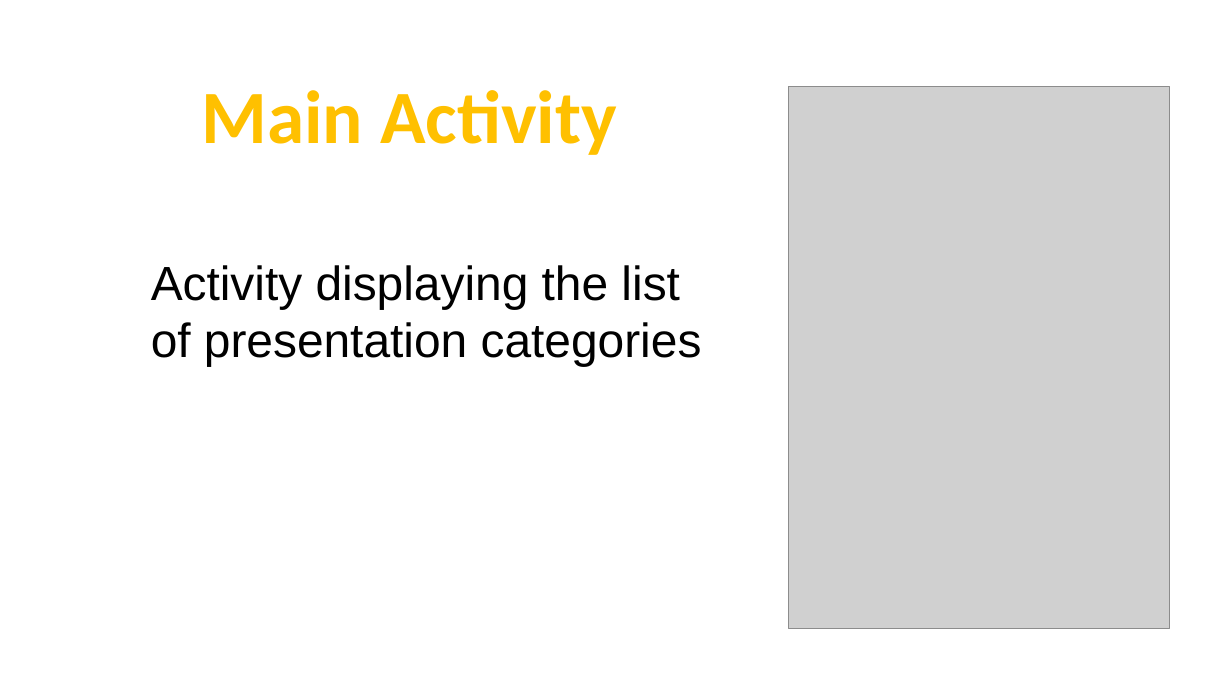
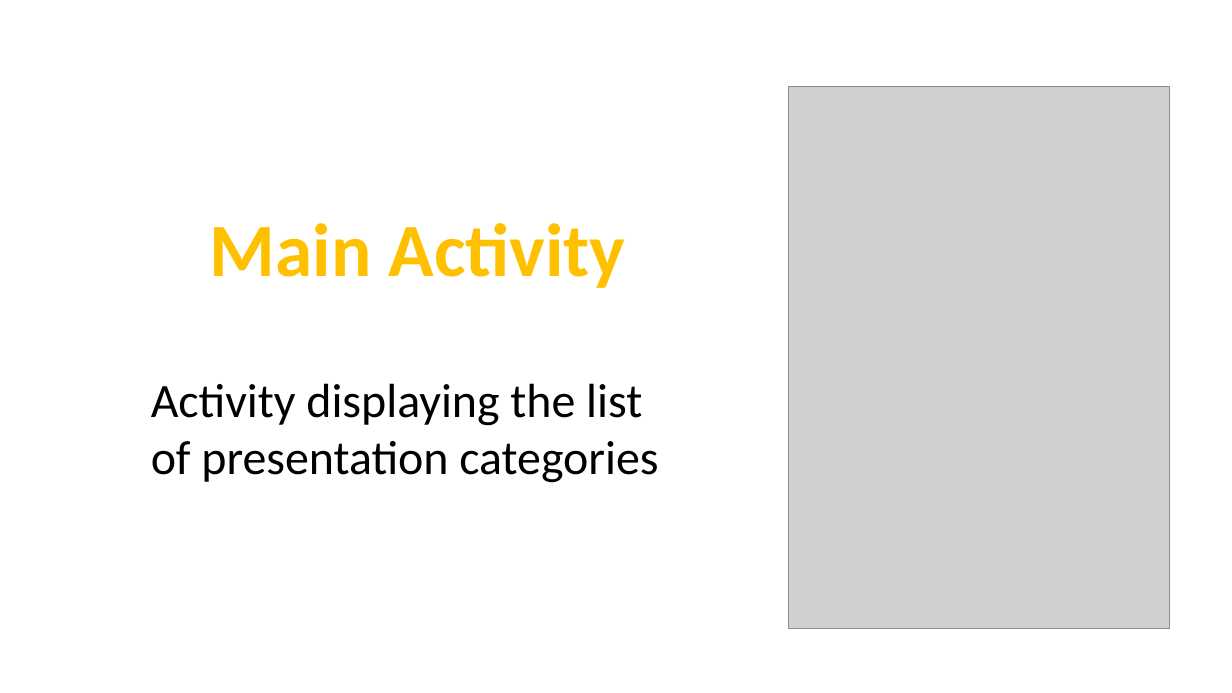
Before and after one commit to ServiceInnovationCamp/Group4, a slide deck: slide 4 of 4-ShikkhokBatayon.pptx. Drawn at 1232x693 pixels with LibreOffice and Linux fonts; fonts in the diff are those of the drawing; grey boxes stand for pictures. Boxes give left, top, right and bottom in pixels: in the first picture for what was removed or moved away, otherwise in the second. Text is boxed around its words. In the diff, an @@ line names an element or a change of style, - is before the commit and + after.

```diff
--- a/4-ShikkhokBatayon.pptx
+++ b/4-ShikkhokBatayon.pptx
@@ text "Main Activity": place and size @@
-text "Main Activity" at (201,90,617,155)
+text "Main Activity" at (210,223,626,288)
@@ text "Activity displaying the list": place and size @@
-text "Activity displaying the list" at (151,265,702,367)
+text "Activity displaying the list" at (151,383,658,483)
@@ text "Activity displaying the list" at (151,383,658,483): font Arial to Calibri @@
```
Also in this commit, not shown: 9 other slides changed, 1 slide added, 2 slides removed.
